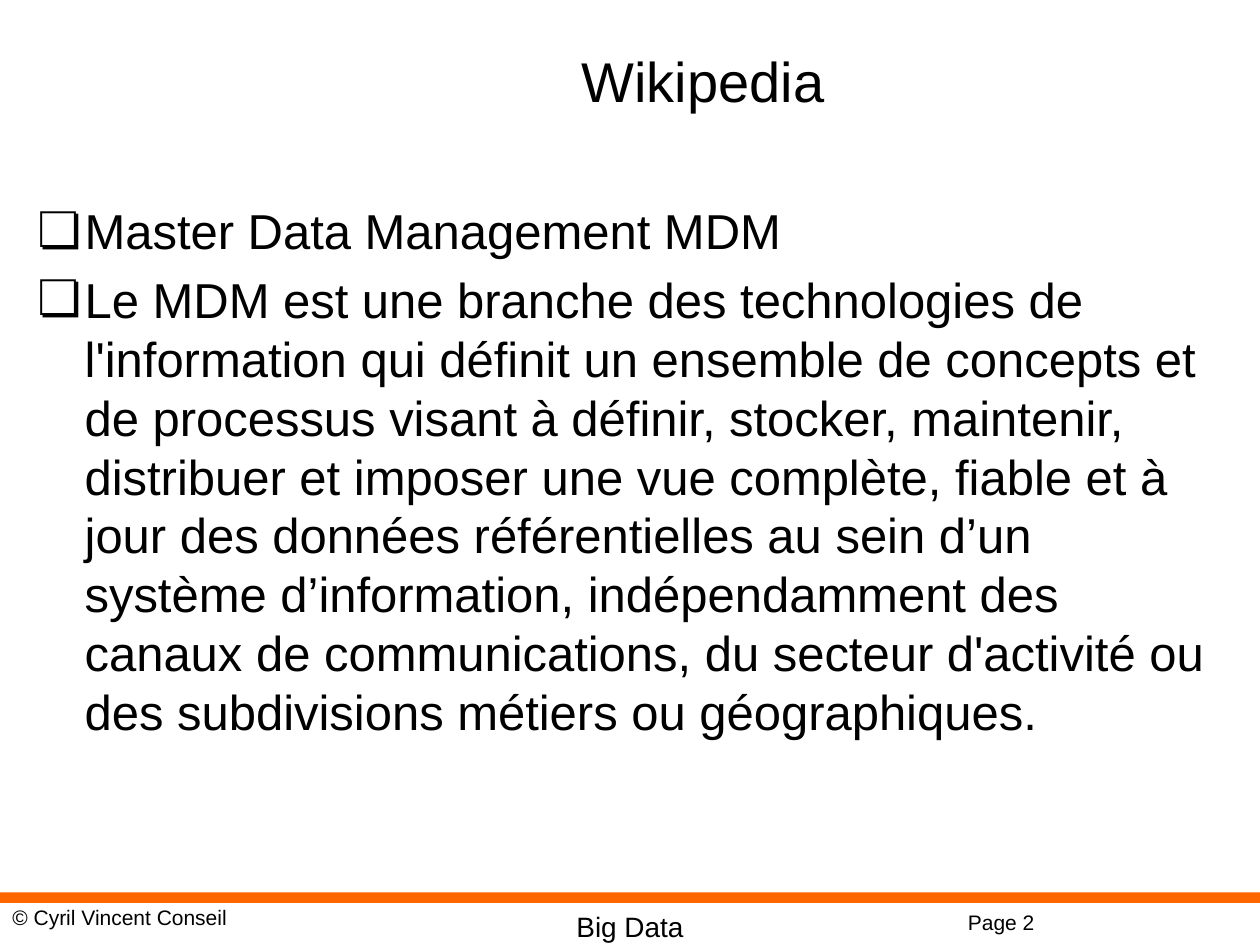
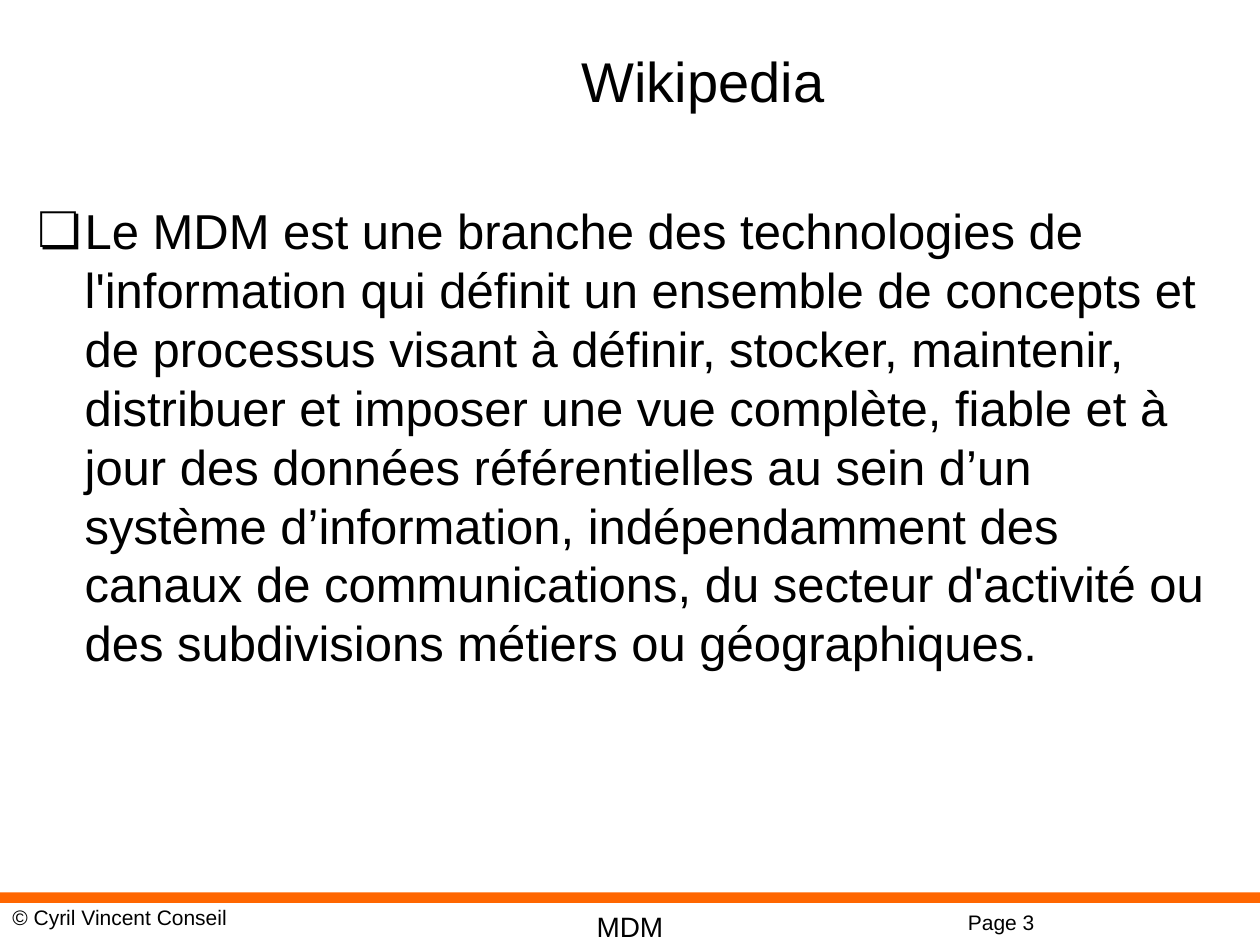
Before and after one commit to cyrilvincent/mdm, a slide deck: slide 3 of MDM03-MDM.pptx (slide 2 before the commit). Drawn at 1260x945 pixels with LibreOffice and Linux fonts; fonts in the diff are those of the drawing; background and template pictures are left out. Boxes give left, top, right and bottom in pixels: in the first picture for what was removed or moved away, otherwise in the second. Text is boxed around its words. In the diff, an @@ line names an element or a change of style, - is before the commit and + after.

```diff
--- a/MDM03-MDM.pptx
+++ b/MDM03-MDM.pptx
@@ text at box(85, 215, 781, 259): paragraph removed @@
-❏ Master Data Management MDM
@@ text at box(597, 917, 664, 937): text changed @@
-Big Data
+MDM
@@ page number at box(968, 915, 1035, 934): text changed @@
-Page 2
+Page 3
```
Also in this commit, not shown: 17 other slides changed, 13 slides added, 11 other files.
